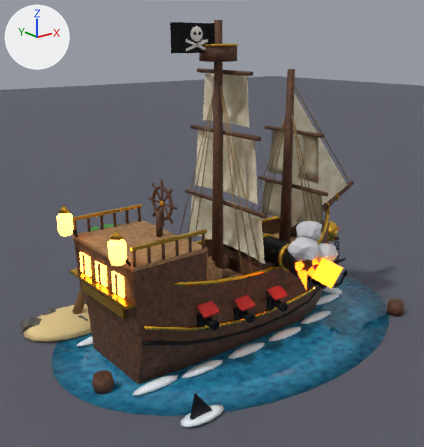
An edit to the Blender file mines20/corsair/CorsairCannonMine.blend, drawn before and after from the same camera.
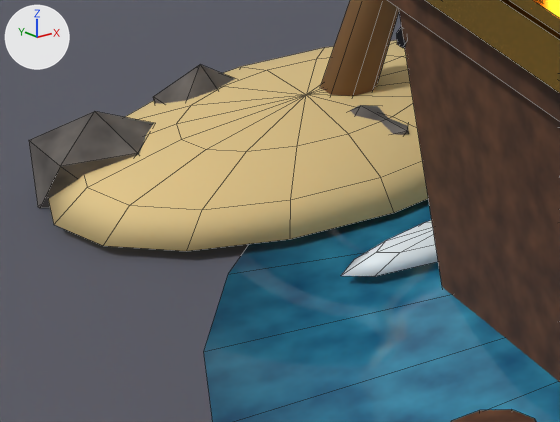
The first picture shows the older version from a 50 mm camera at (-13.87, -16.24, 10.87) aimed at (-0.74, 0.17, 4.3). The close-ups show the older and then the newer version on the part from 3% to 27% of the width and 66% to 83% of the height of that picture. Only the edits that show in the close-ups are written down. Lighting does not change. The marker at upper left points along +X, +Y and +Z. The close-ups show mesh edges as thin lines.

The first close-up shows 'Floating Barrel 2', 'Foam 01', 'Ground', 'Hull', 'Islet Rock 2', 'Islet Rock 3', 'Islet Rock 4', 'Islet Sand', 'Palm Trunk', 'Sea Pool', 'Stern Castle', 'Stern Gallery', 'Stern Name Board' and 1 more.
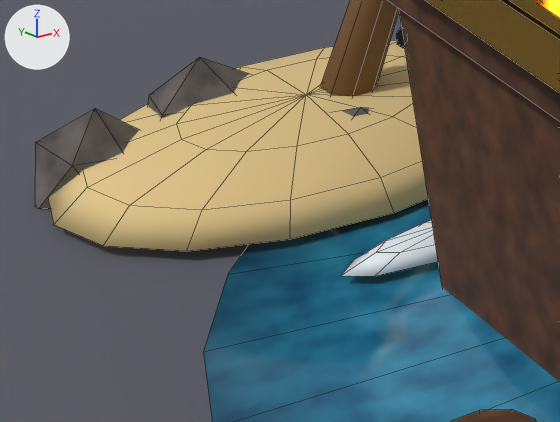
What differs and where, as boxes (x1, y1, x2, y2) in the close-ups (560 x 422 px):
'Islet Rock 4', reshaped, moved
    before: (29, 111, 154, 208)
    after: (35, 108, 139, 209)
'Islet Rock 2', reshaped, moved
    before: (153, 65, 235, 103)
    after: (148, 57, 249, 118)
'Islet Rock 3', reshaped, moved (mostly hidden afterwards)
    before: (350, 105, 409, 135)
    after: (340, 107, 369, 117)

Diff of the bpy script that builds the scene:
```diff
--- a/mines20/corsair/CorsairCannonMine.blend.py
+++ b/mines20/corsair/CorsairCannonMine.blend.py
@@ me_islet_rock_2 @@
 # used by ob_islet_rock_2; parent = ob_corsaircannonmine; location = (-5.472, 4.644, 0.118)
-me_islet_rock_2.from_pydata(...)  # 20 vertices, 20 faces; spans x -0.312..0.342, y -0.362..0.402, z -0.118..0.465
+me_islet_rock_2.from_pydata(...)  # 20 vertices, 21 faces; spans x -0.487..0.428, y -0.359..0.37, z -0.132..0.509
+# me_islet_rock_2 part 1: the whole mesh is rebuilt
 me_islet_rock_2.materials.append(mat_islet_rock)
@@ me_islet_rock_3 @@
 # used by ob_islet_rock_3; parent = ob_corsaircannonmine; location = (-4.761, 3.494, 0.115)
-me_islet_rock_3.from_pydata(...)  # 20 vertices, 20 faces; spans x -0.482..0.369, y -0.411..0.402, z -0.115..0.369
+me_islet_rock_3.from_pydata(...)  # 18 vertices, 18 faces; spans x -0.473..0.36, y -0.397..0.389, z -0.124..0.345
+# me_islet_rock_3 part 2: the whole mesh is rebuilt
 me_islet_rock_3.materials.append(mat_islet_rock)
@@ me_islet_rock_4 @@
 # used by ob_islet_rock_4; parent = ob_corsaircannonmine; location = (-6.388, 4.33, 0.129)
-me_islet_rock_4.from_pydata(...)  # 20 vertices, 21 faces; spans x -0.448..0.442, y -0.345..0.31, z -0.129..0.468
+me_islet_rock_4.from_pydata(...)  # 20 vertices, 21 faces; spans x -0.47..0.421, y -0.276..0.34, z -0.118..0.501
+# me_islet_rock_4 part 3: 20 of 20 vertices moved; they spanned x -0.448..0.442, y -0.345..0.31, z -0.129..0.468 and now span x -0.47..0.421, y -0.276..0.34, z -0.118..0.501; mean shift (0.0, 0.0, 0.0)
 me_islet_rock_4.materials.append(mat_islet_rock)
@@ ob_islet_rock_2 @@
 ob_islet_rock_2.parent = ob_corsaircannonmine
-ob_islet_rock_2.location = (-5.472, 4.644, 0.118)
+ob_islet_rock_2.location = (-5.483, 4.608, 0.132)
@@ ob_islet_rock_3 @@
 ob_islet_rock_3.parent = ob_corsaircannonmine
-ob_islet_rock_3.location = (-4.761, 3.494, 0.115)
+ob_islet_rock_3.location = (-4.772, 3.508, 0.124)
@@ ob_islet_rock_4 @@
 ob_islet_rock_4.parent = ob_corsaircannonmine
-ob_islet_rock_4.location = (-6.388, 4.33, 0.129)
+ob_islet_rock_4.location = (-6.385, 4.347, 0.118)
```
